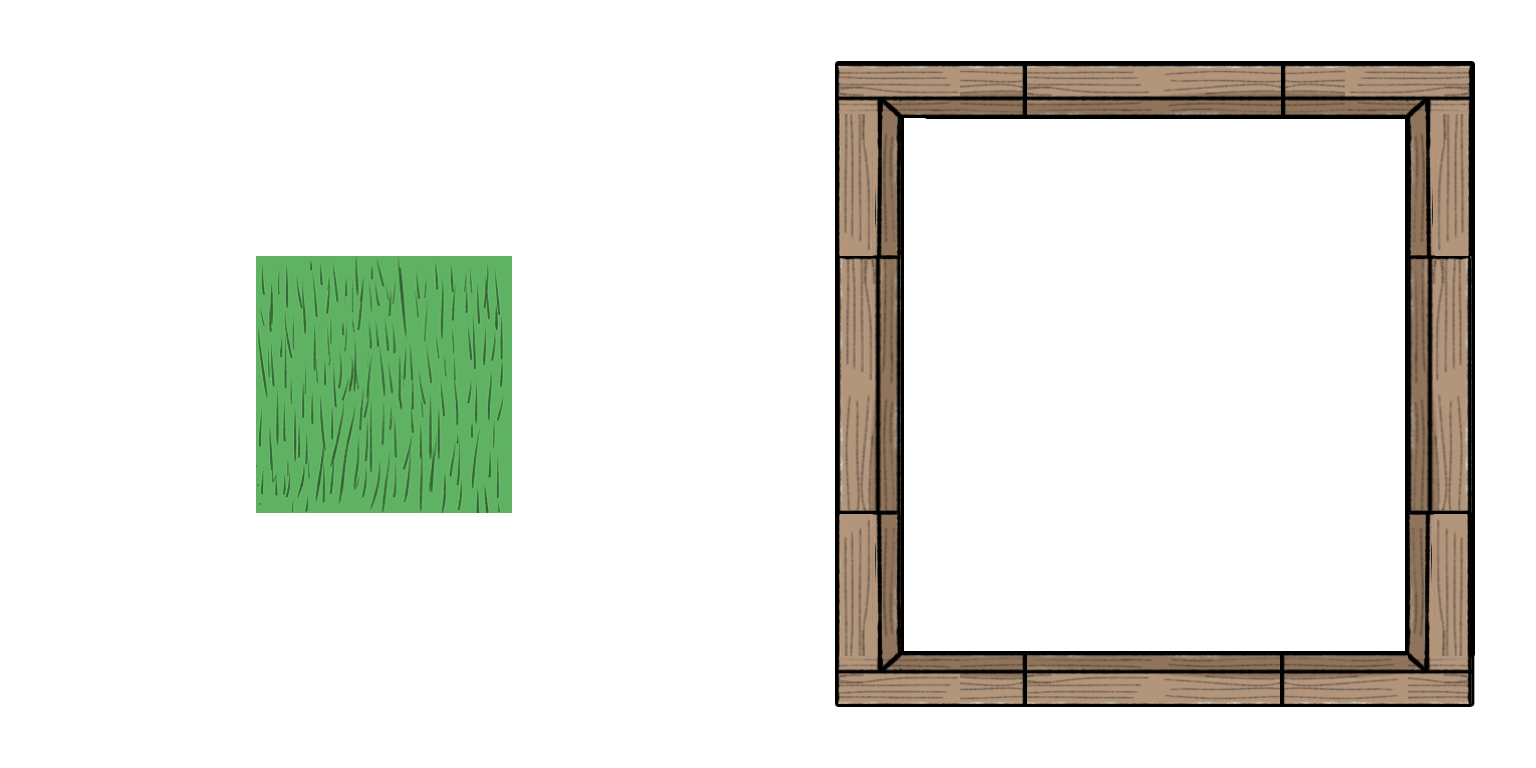
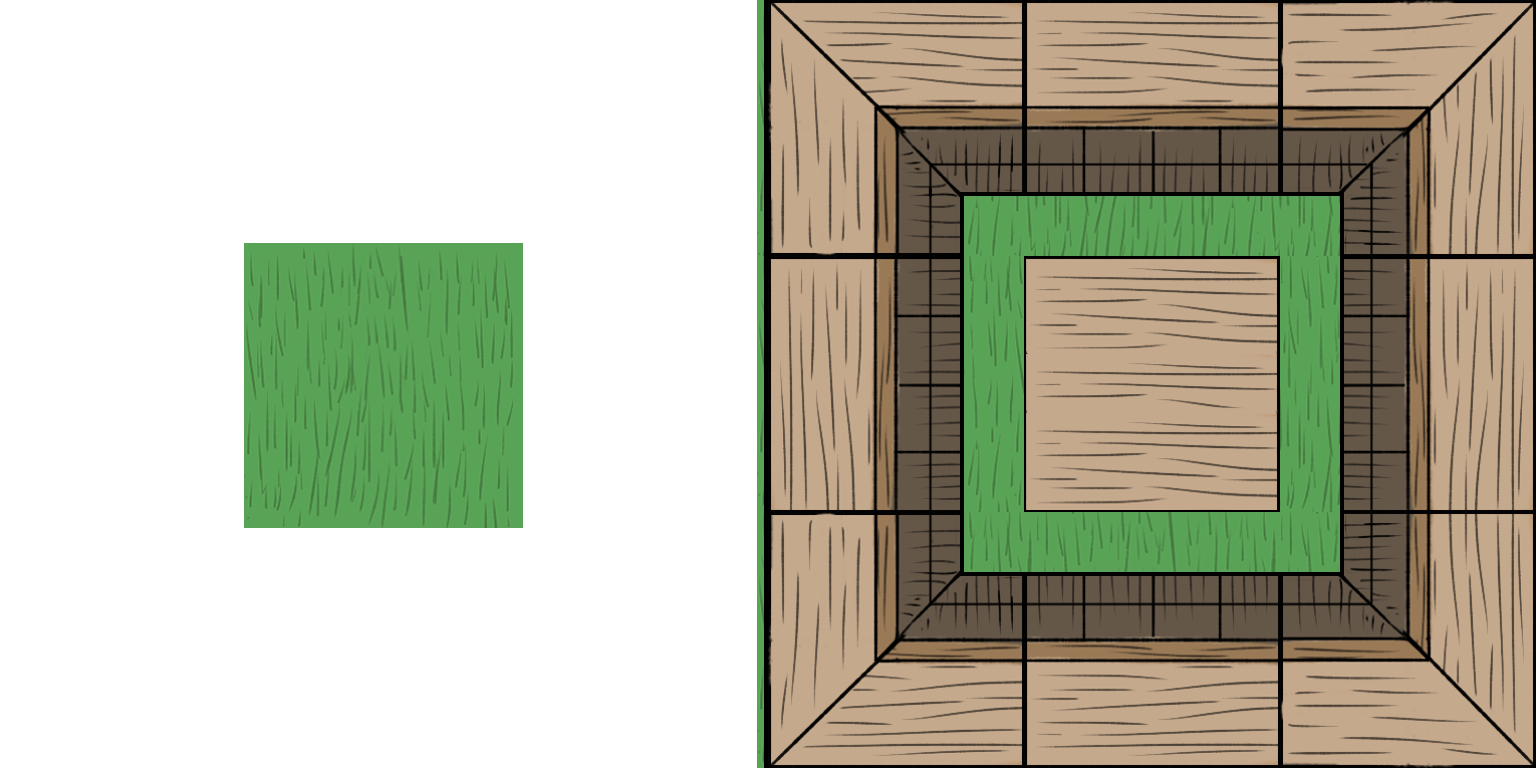
Comparing the layer stacks of the two w=1536, h=768 images. Changes:
removed layer "Layer 31" over (x1=838, y1=64, x2=1472, y2=704)
added layer "Layer 54" above "Layer 50" over (x1=1024, y1=256, x2=1280, y2=512)
added layer "Layer 50" above "Layer 49" over (x1=928, y1=150, x2=1374, y2=607)
added layer "Layer 49" above "Layer 41" over (x1=768, y1=0, x2=1536, y2=768)
added layer "Layer 41" above "Layer 33" over (x1=757, y1=0, x2=1536, y2=768)
painted on "Layer 33" over (x1=244, y1=243, x2=523, y2=528)
